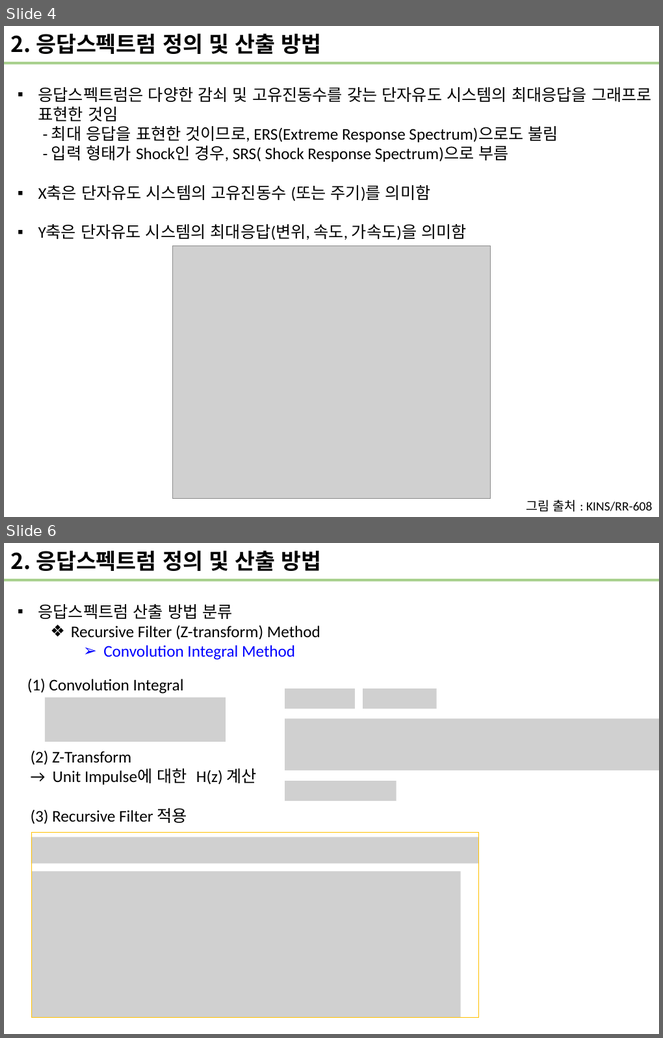
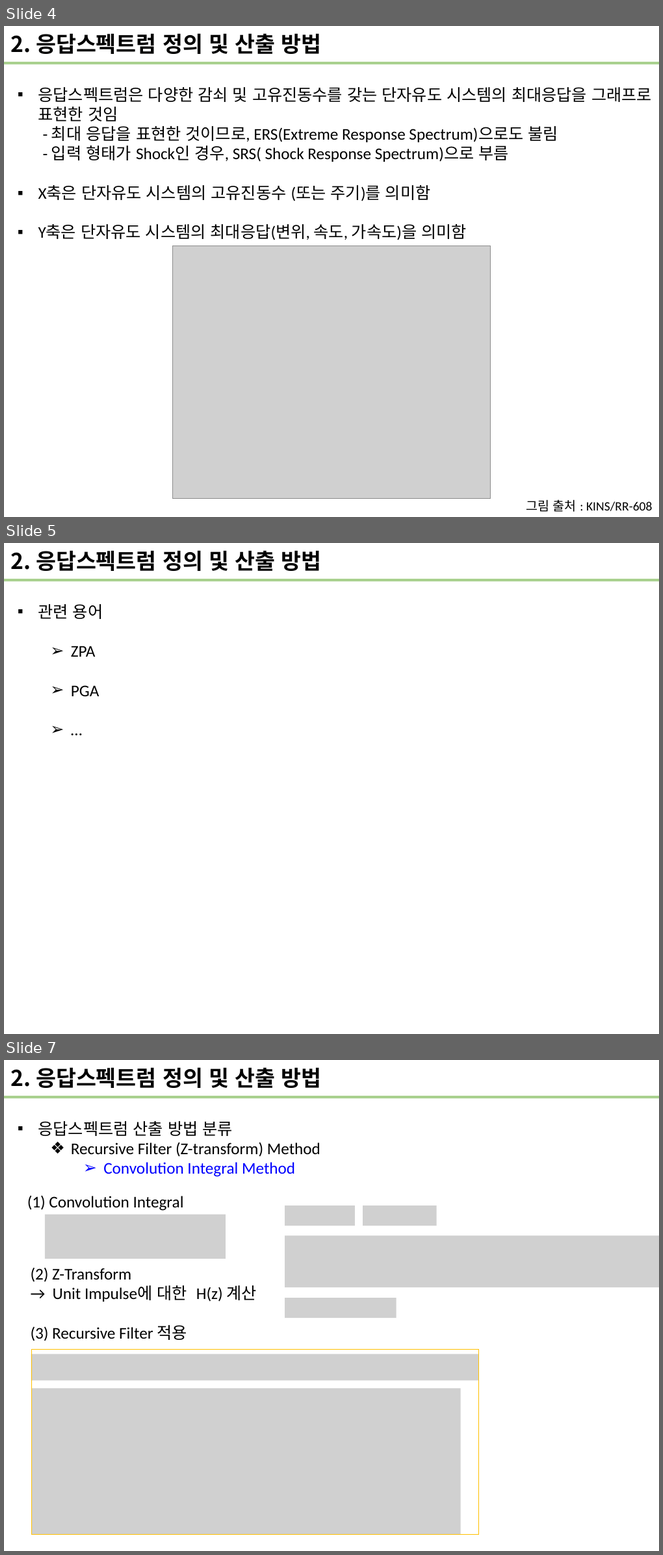
Before and after one commit to wonho13/work, a slide deck: 진동/응답스펙트럼소개.pptx. Shown one above the other, each under a label of ours: slides 4 and 6 before the commit, slides 4, 5 and 7 after it; the slides between them are not shown. The pictures are 663x1038 and 663x1555 pixels, drawn with LibreOffice and Linux fonts; fonts in the diff are those of the drawing; grey boxes stand for pictures. Boxes give left, top, right and bottom in pixels: in the first picture for what was removed or moved away, otherwise in the second. Text is boxed around its words. In the diff, an @@ line names an element or a change of style, - is before the commit and + after.

```diff
--- a/진동/응답스펙트럼소개.pptx
+++ b/진동/응답스펙트럼소개.pptx
@@ slide 5 added at (4,543,659,1034), background #FFFFFF @@
@@ text added at (11,550,322,571), 24 pt, text #000000, bold @@
+2. 응답스펙트럼 정의 및 산출 방법
@@ rectangle added at (4,579,659,581), fill #A9D18E @@
@@ text added at (38,604,103,696), 18 pt, text #000000 @@
+▪ 관련 용어
+  ➢ ZPA
+  ➢ PGA
+  ➢ …
@@ what was slide 6 is now slide 7 @@
```
Also in this commit, not shown: 6 slides changed, 3 other slides added.
